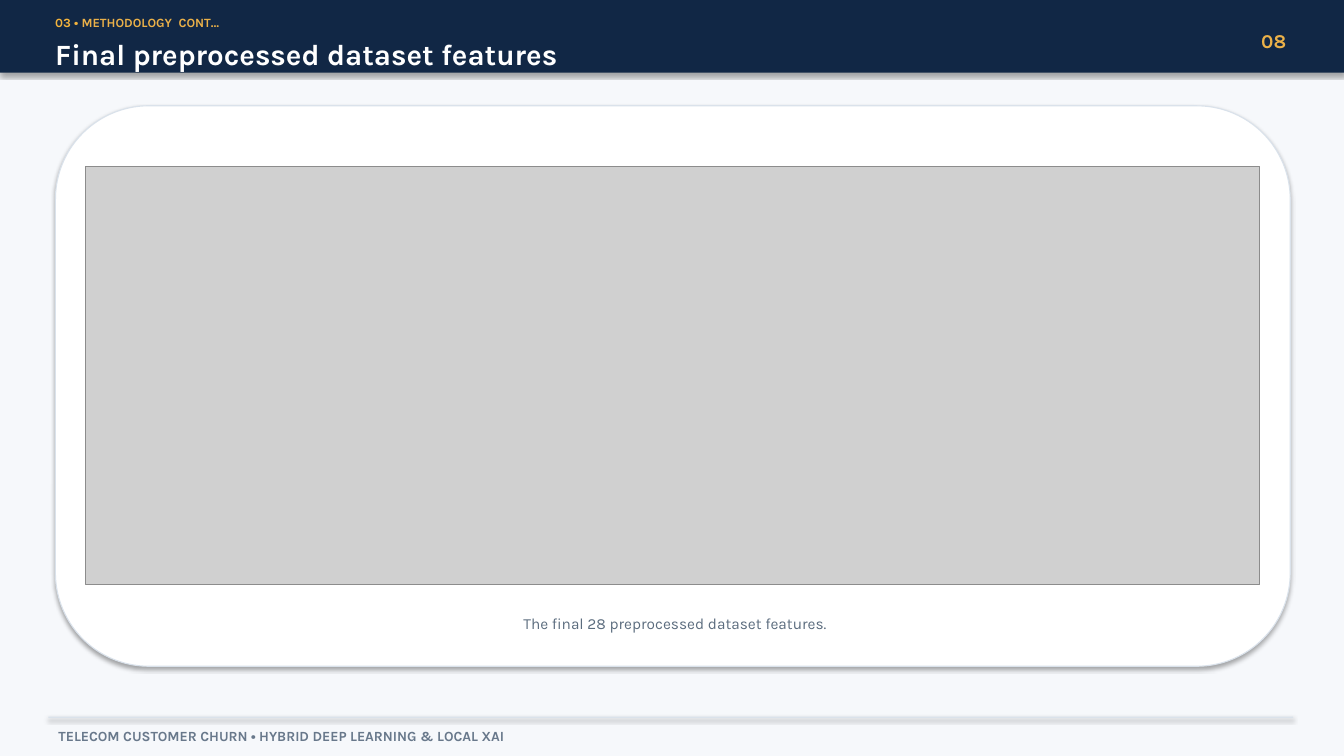
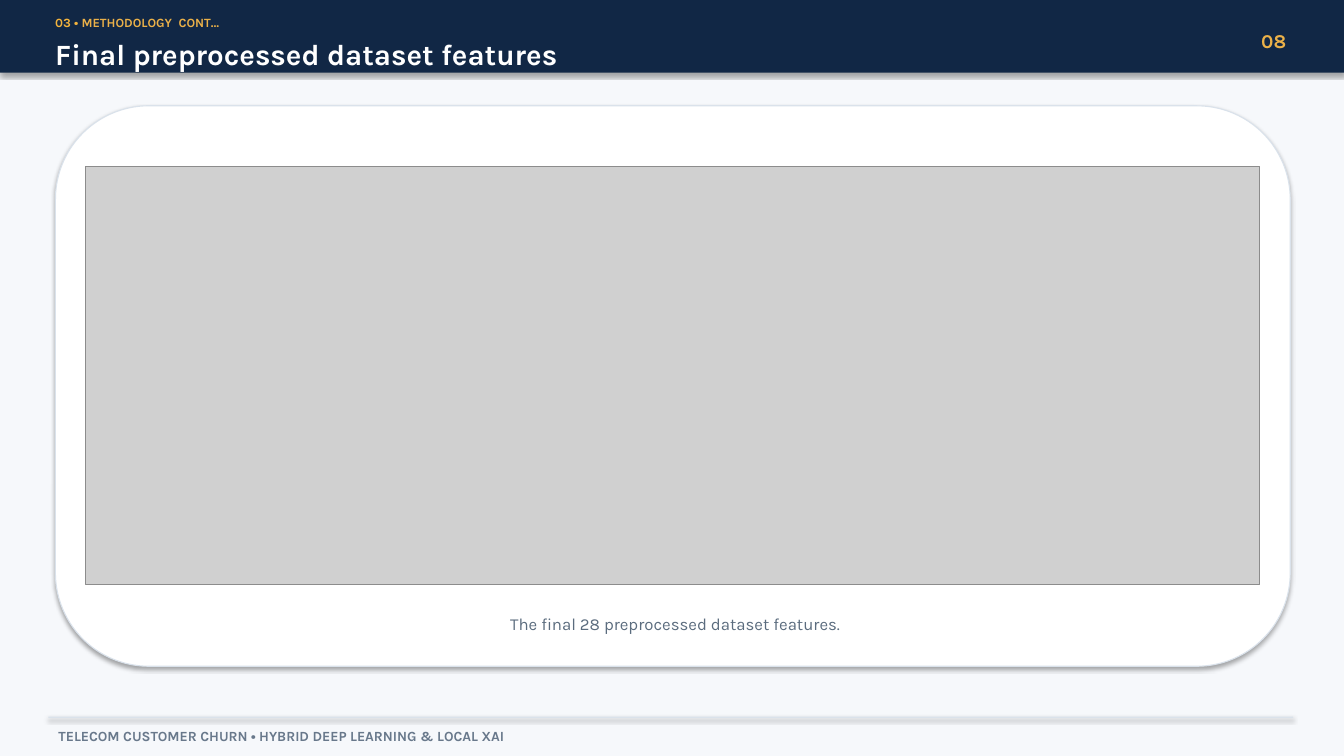
Before and after one commit to FanuelMichael/XAI_course-work, a slide deck: slide 8 of Power-point presentation/Presentation.pptx. Drawn at 1344x756 pixels with LibreOffice and Linux fonts; fonts in the diff are those of the drawing; grey boxes stand for pictures. Boxes give left, top, right and bottom in pixels: in the first picture for what was removed or moved away, otherwise in the second. Text is boxed around its words. In the diff, an @@ line names an element or a change of style, - is before the commit and + after.

```diff
--- a/Power-point presentation/Presentation.pptx
+++ b/Power-point presentation/Presentation.pptx
@@ text "The final 28 preprocessed dataset ..." at [510, 618, 840, 634]: size 11 to 12 pt @@
```
Also in this commit, not shown: 6 other slides changed, 1 other file.
